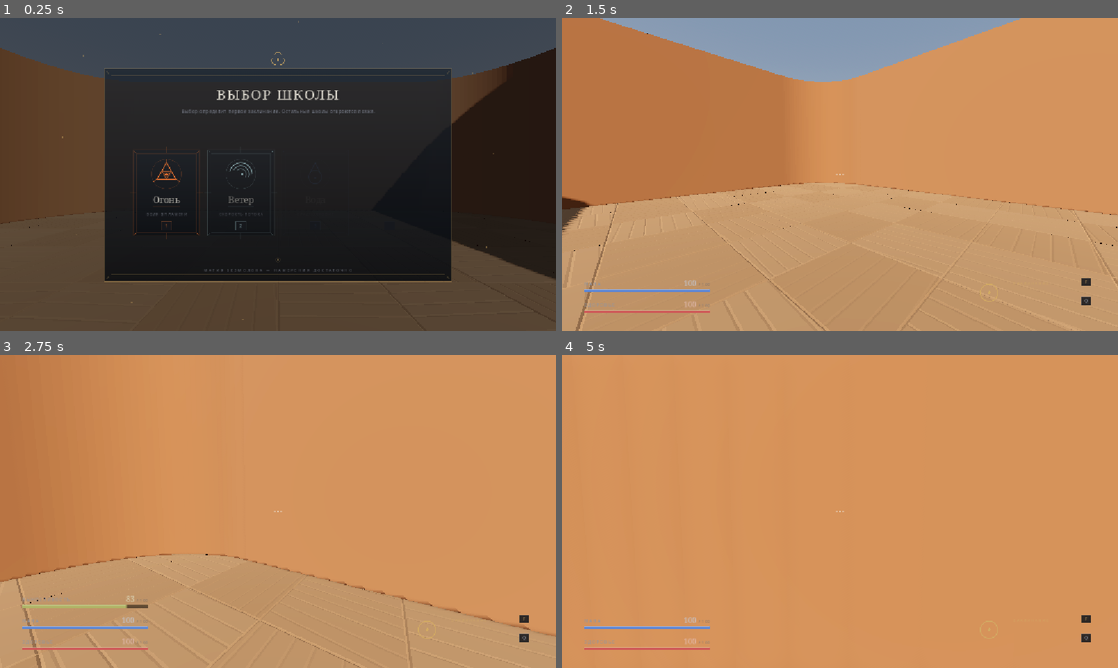
Above: before the commit, frames 1-4 (two rows, left to right).
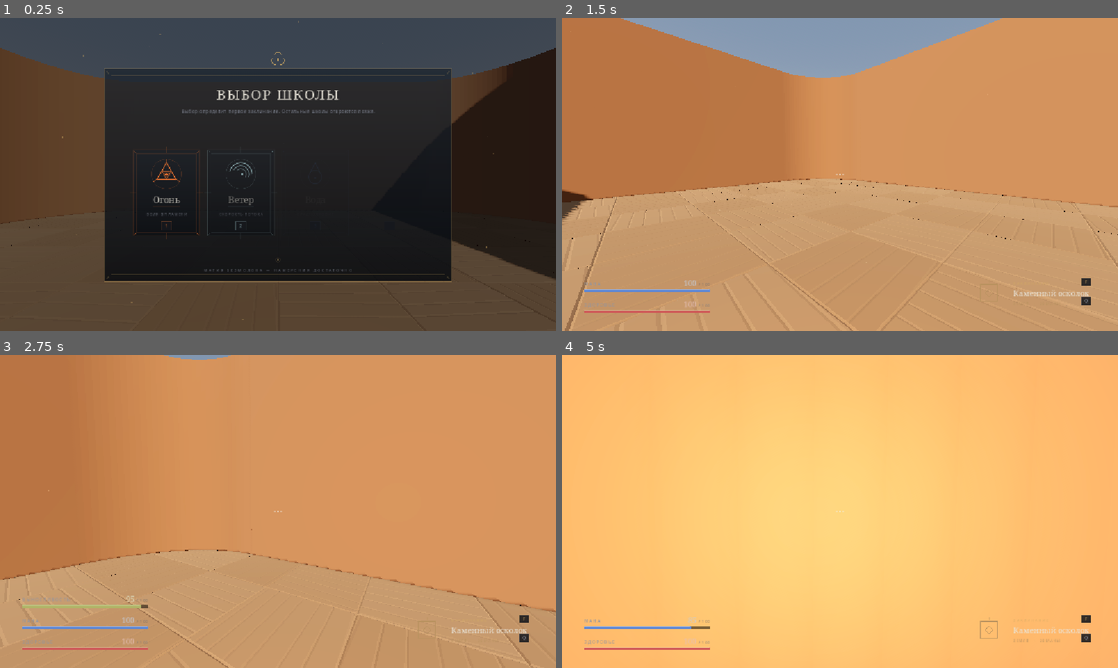
Above: after the commit, the same moments.

Repository: Tunwell1/test-game
Game: Godot game, scene res://main.tscn
Two runs of this game, one before a commit and one after it. Both use one fixed random seed, a clock stepped at 60 frames per second and the inputs below.
Inputs (mouse positions are in pixels of both pictures, inside the frame that each line leads up to):
- Up to frame 1 (0.25 s): no input
- Up to frame 2 (1.5 s): tap Enter at 0.5 s; move the mouse to (962, 158) at 0.52 s; hold D (move_right) 0.53-1.28 s; hold Ctrl (crouch) 0.53-1.28 s; click (962, 158) at 0.67 s; tap Space (jump) at 0.77 s; move the mouse to (812, 174) at 1.27 s; hold W (move_forward) from 1.28 s (still down); tap E (interact) at 1.35 s
- Up to frame 3 (2.75 s): keep holding W (move_forward); tap Space (jump) at 1.52 s; move the mouse to (289, 505) at 2.02 s; hold Shift (sprint) from 2.03 s (still down)
- Up to frame 4 (5 s): keep holding W (move_forward); move the mouse to (834, 517) at 2.77 s; release Shift (sprint) at 2.78 s; tap F (cast_spell, bound only after the commit) at 2.85 s; click (834, 517) at 2.92 s; tap Space (jump) at 3.02, 3.77, 4.52 s; move the mouse to (878, 514) at 3.52 s; tap Q (next_spell, bound only after the commit) at 3.6 s; move the mouse to (795, 508) at 4.27 s; tap 1 (pick_school_1, bound only after the commit) at 4.35 s

The runs differ from the first frame. In frame 2, 3.9% of the frame differs, in the area x 0-100%, y 0-100%; in frame 3, 1.7%; in frame 4, 100%.
Error before the commit: Parse Error: Could not resolve external class member "acquire". (res://spell_caster.gd:181)

Commit message:
Проверить GDScript парсером и восстановить разрешение символов
Причина ошибки игрока: в spell_projectile.gd после if visual == "fire"
висели ветки match без match — файл не парсился, class_name SpellPool
не регистрировался, и pool.acquire(...) давал «Could not resolve
external class member \”acquire\”».

- _build_mesh() переписан на match visual;
- spell_screen_fx.gd: SCREEN_TEXTURE заменён на uniform с hint_screen_texture
  (в Godot 4 макроса больше нет), добавлен _sync_size() + size_changed;
- два твина на light_energy разведены по разным Tween;
- spell_pool: _take_any_free() чистит бакеты, _pooled/_body_key стали
  публичными pooled/body_cache_key + mark_pooled();
- smoke_gameplay.gd: get_nodes_in_group напрямую, исправлен блок impact;
- Tools/check_gdscript.sh — синтаксис + символы + строковые вызовы + шейдеры;
- tests/test_gdscript_static.py — те же проверки как тесты, включая
  негативный тест на переименованный release().

Co-authored-by: arena-agent <297053741+arena-agent@users.noreply.github.com>

Diff:
--- a/spell_pool.gd
+++ b/spell_pool.gd
@@ -50,32 +50,37 @@
 	var spare := _take_any_free()
 	if spare != null:
 		spare.apply_tint(spare.tint, visual)
-		_in_use[spare._body_key] = int(_in_use.get(spare._body_key, 0)) + 1
+		_in_use[spare.body_cache_key] = int(_in_use.get(spare.body_cache_key, 0)) + 1
 		return spare
 	var proj := SpellProjectile.new()
 	proj.visual = visual
 	proj.configure()
-	proj._pooled = true
+	proj.mark_pooled(true)
 	add_child(proj)
 	_all.append(proj)
 	_in_use[key] = int(_in_use.get(key, 0)) + 1
 	return proj
 
 ## Любой свободный снаряд: используется как заготовка под другую школу.
+## Ключ забираем и «схлопываем» пустой бакет, иначе в _free копятся пустые
+## массивы, и release() с acquire() перестают сходиться.
 func _take_any_free() -> SpellProjectile:
-	for key in _free:
+	for key in _free.keys():
 		var bucket: Array = _free[key]
 		while not bucket.is_empty():
 			var candidate: SpellProjectile = bucket.pop_back()
 			if is_instance_valid(candidate) and candidate.get_parent() == self:
+				if bucket.is_empty():
+					_free.erase(key)
 				return candidate
+		_free.erase(key)
 	return null
 
 ## Вернуть снаряд. Вызывается самим снарядом в `_recycle()`.
 func release(proj: SpellProjectile) -> void:
 	if proj == null or not is_instance_valid(proj):
 		return
-	var key := proj._body_key
+	var key := proj.body_cache_key
 	_in_use[key] = maxi(int(_in_use.get(key, 0)) - 1, 0)
 	var bucket: Array = _free.get(key, [])
 	# Лишние экземпляры не копим: пул должен оставаться маленьким.
--- a/spell_projectile.gd
+++ b/spell_projectile.gd
@@ -24,8 +24,10 @@
 ## Медленные шлейфы пламени: второй слой огня, который остаётся в мире.
 var _flames: GPUParticles3D = null
 ## Пул: снаряд не удаляется после попадания, а гаснет и возвращается в пул.
-var _pooled: bool = false
-var _body_key: String = ""
+## Поле публичное (pooled), т.к. его выставляет пул, а не сам снаряд.
+var pooled: bool = false
+## Ключ материала тела: по нему пул раскладывает свободные снаряды.
+var body_cache_key: String = ""
 ## Базовый цвет материала: пул перекрашивает снаряд, не создавая новый.
 var _mesh_mat: Material = null
 var _emission_base: Color = Color.WHITE
@@ -112,13 +114,17 @@
 		if child is AudioStreamPlayer3D:
 			(child as AudioStreamPlayer3D).stop()
 
+## Взять/вернуть булев флаг пула явно, чтобы пул не лез в «приватное» поле.
+func mark_pooled(value: bool = true) -> void:
+	pooled = value
+
 ## Материал тела зависит от школы; форма у камня и огня общая, но цвет разный,
 ## поэтому пул различает снаряды по ключу «школа + форма».
 static func body_key(visual: String) -> String:
 	return visual if visual != "" else "default"
 
 func configure() -> void:
-	_body_key = body_key(visual)
+	body_cache_key = body_key(visual)
 	var shape := CollisionShape3D.new()
 	var sphere := SphereShape3D.new()
 	sphere.radius = 0.2
@@ -137,7 +143,7 @@
 	if new_visual == visual and _mesh != null:
 		return
 	visual = new_visual
-	_body_key = body_key(new_visual)
+	body_cache_key = body_key(new_visual)
 	if _mesh != null:
 		_mesh.queue_free()
 		_mesh = null
@@ -258,7 +264,7 @@
 	if _smoke != null:
 		_smoke.emitting = false
 	visible = false
-	if _pooled:
+	if pooled:
 		# Настоящий пул: убираем из сцены и держим в резерве.
 		var pool := get_tree().get_first_node_in_group("spell_pool")
 		if pool != null and pool.has_method("release"):
@@ -273,6 +279,7 @@
 	# читается как наклейка, а наложение трёх объёмов даёт «клубок пламени».
 	if visual == "fire":
 		return _fire_body()
+	match visual:
 		"wind":
 			return _ribbon(0.16, 0.55, 1.5)
 		"water":
@@ -891,8 +898,11 @@
 	# остаток (0.5 с). Одиночная короткая вспышка не успевает «лечь» на стены,
 	# поэтому помещение не реагирует на магию.
 	if flash != null:
-		tween.parallel().tween_property(flash, "light_energy", flash_energy * 0.35, 0.16)
-		tween.parallel().tween_property(flash, "light_energy", 0.0, 0.55).set_delay(0.16)
+		# Отдельный твин: два Tweener на одно свойство в одном Tween
+		# конфликтуют (это прямо запрещено в документации Tween).
+		var ft := flash.create_tween()
+		ft.tween_property(flash, "light_energy", flash_energy * 0.30, 0.14)
+		ft.tween_property(flash, "light_energy", 0.0, 0.55)
 	get_tree().create_timer(0.9, true, false, true).timeout.connect(fx.queue_free)
 
 ## Пятно света на поверхности: дешёвый способ показать, что удар «зажёг»
--- a/spell_screen_fx.gd
+++ b/spell_screen_fx.gd
@@ -27,10 +27,21 @@
 	var fx := SpellScreenFx.new()
 	fx.name = "SpellScreenFx"
 	fx.mouse_filter = Control.MOUSE_FILTER_IGNORE
-	fx.set_anchors_preset(Control.PRESET_FULL_RECT)
 	fx.material = _material()
 	host.add_child(fx)
+	# ВАЖНО: родитель — CanvasLayer, а не Control. В этом случае anchors НЕ
+	# раскладывают узел, и ColorRect остался бы размером 0x0 (эффект не виден).
+	# Поэтому размер задаём от вьюпорта и следим за его изменением.
+	fx._sync_size()
+	if not fx.get_viewport().size_changed.is_connected(fx._sync_size):
+		fx.get_viewport().size_changed.connect(fx._sync_size)
 	return fx
+
+func _sync_size() -> void:
+	var vp := get_viewport()
+	if vp != null:
+		size = vp.get_visible_rect().size
+		position = Vector2.ZERO
 
 static func _material() -> ShaderMaterial:
 	var mat := ShaderMaterial.new()
@@ -44,6 +55,9 @@
 	shader.code = """
 shader_type canvas_item;
 
+// В Godot 4 SCREEN_TEXTURE не встроен: его нужно объявить как uniform
+// с hint_screen_texture, иначе шейдер не компилируется.
+uniform sampler2D screen_tex : hint_screen_texture, filter_linear_mipmap;
 uniform vec4 flash_color : source_color = vec4(1.0, 0.5, 0.15, 1.0);
 uniform float flash = 0.0;
 uniform float focus = 0.0;
@@ -54,9 +68,9 @@
 	vec2 uv = SCREEN_UV;
 	// Хроматика: разводим каналы к краям кадра, а не целиком.
 	vec2 offset = (uv - 0.5) * aberration * 0.02;
-	float r = texture(SCREEN_TEXTURE, uv + offset).r;
-	float g = texture(SCREEN_TEXTURE, uv).g;
-	float b = texture(SCREEN_TEXTURE, uv - offset).b;
+	float r = texture(screen_tex, uv + offset).r;
+	float g = texture(screen_tex, uv).g;
+	float b = texture(screen_tex, uv - offset).b;
 	vec3 col = vec3(r, g, b);
 
 	// Виньетка: базовая + сжатие на касте.
--- a/tests/smoke_gameplay.gd
+++ b/tests/smoke_gameplay.gd
@@ -18,7 +18,7 @@
 ## Помощник собирает все живые и не спящие снаряды пула.
 func _live_projectiles() -> Array:
 	var found: Array = []
-	var pools := get_root().get_tree().get_nodes_in_group("spell_pool")
+	var pools := get_nodes_in_group("spell_pool")
 	for pool in pools:
 		for child in pool.get_children():
 			if child is SpellProjectile and child.visible \
@@ -225,12 +225,12 @@
 	var impact_ok := false
 	for child in _live_projectiles():
 		child.call("_apply_hit", dummy, Vector3.UP)
-			if scene.find_child("SpellImpact", true, false) != null \
-					and scene.find_child("ImpactFlash", true, false) != null \
-					and scene.find_child("ImpactAudio", true, false) != null \
-					and scene.find_child("SpellDecal", true, false) != null:
-				impact_ok = true
-			break
+		if scene.find_child("SpellImpact", true, false) != null \
+				and scene.find_child("ImpactFlash", true, false) != null \
+				and scene.find_child("ImpactAudio", true, false) != null \
+				and scene.find_child("SpellDecal", true, false) != null:
+			impact_ok = true
+		break
 	if not impact_ok:
 		ok = false
 	dummy.queue_free()
@@ -264,7 +264,7 @@
 	if caster == null:
 		return false
 	player.set("mana", 999.0)
-	var pools := get_root().get_tree().get_nodes_in_group("spell_pool")
+	var pools := get_nodes_in_group("spell_pool")
 	if pools.is_empty():
 		return false
 	var pool: Node = pools[0]
Not shown, added: Tools/check_gdscript.sh
Not shown, changed: docs/notes/spell-look-ceiling.md
